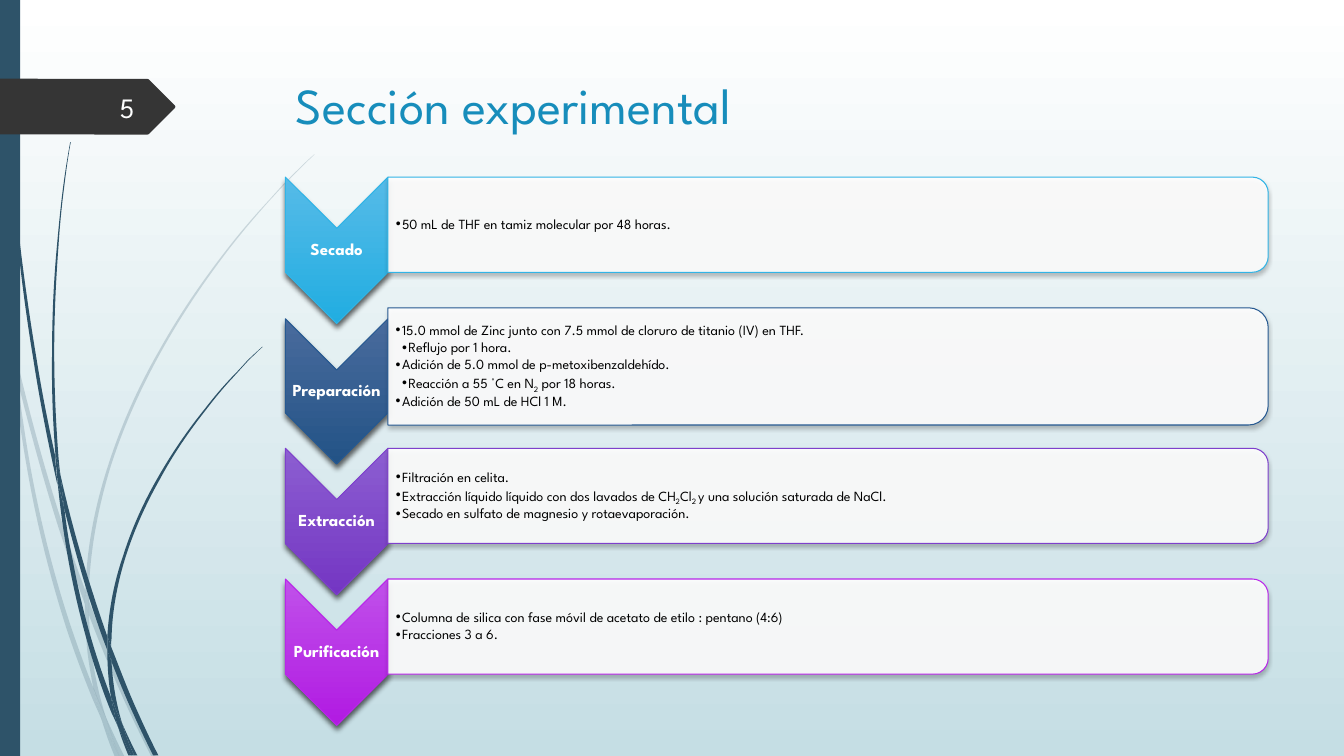
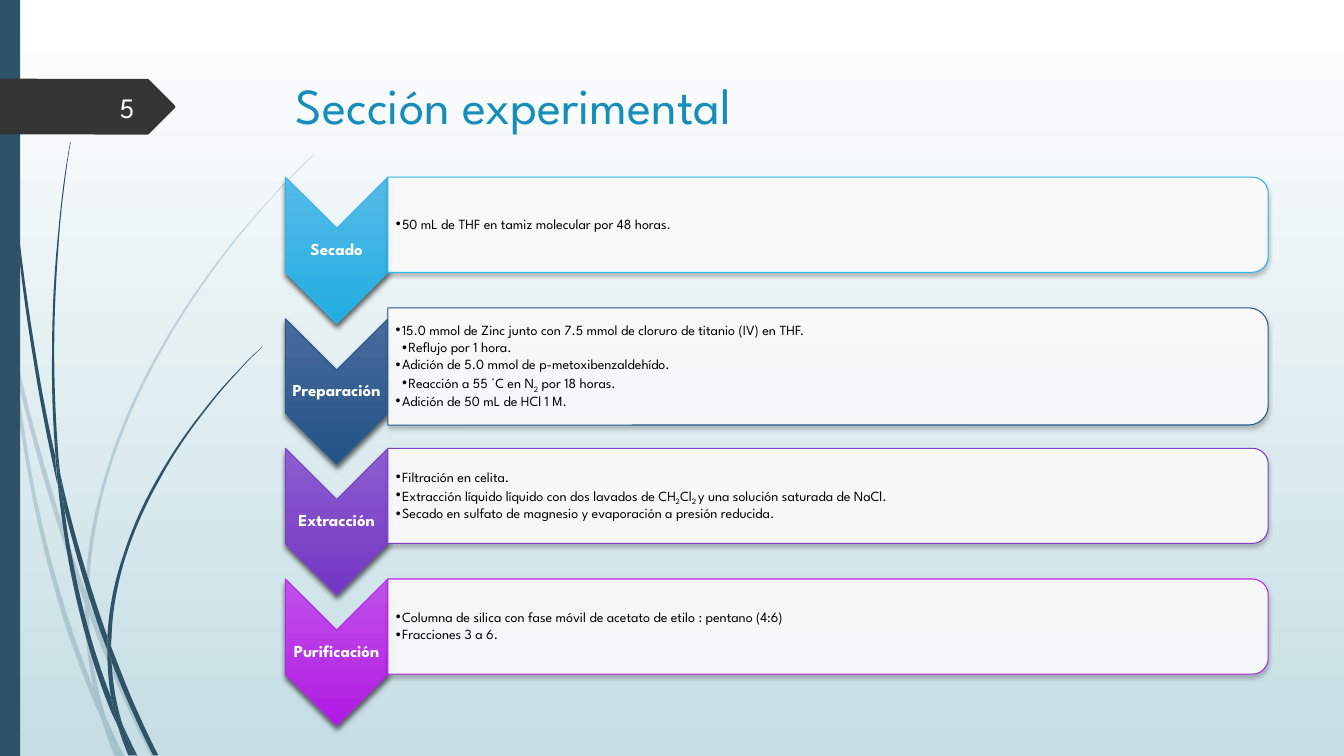
Before and after one commit to jsbarbosa/organica3, a slide deck: slide 5 of 2-McMurry/seminario/Reacción de McMurry.pptx. Drawn at 1344x756 pixels with LibreOffice and Linux fonts; fonts in the diff are those of the drawing. Boxes give left, top, right and bottom in pixels: in the first picture for what was removed or moved away, otherwise in the second. Text is boxed around its words. In the diff, an @@ line names an element or a change of style, - is before the commit and + after.

```diff
--- a/2-McMurry/seminario/Reacción de McMurry.pptx
+++ b/2-McMurry/seminario/Reacción de McMurry.pptx
@@ text at [402, 508, 774, 521]: text changed @@
-  • Secado en sulfato de magnesio y rotaevaporación.
+  •• Secado en sulfato de magnesio y evaporación a presión reducida.
```
Also in this commit, not shown: 2 other slides changed.
